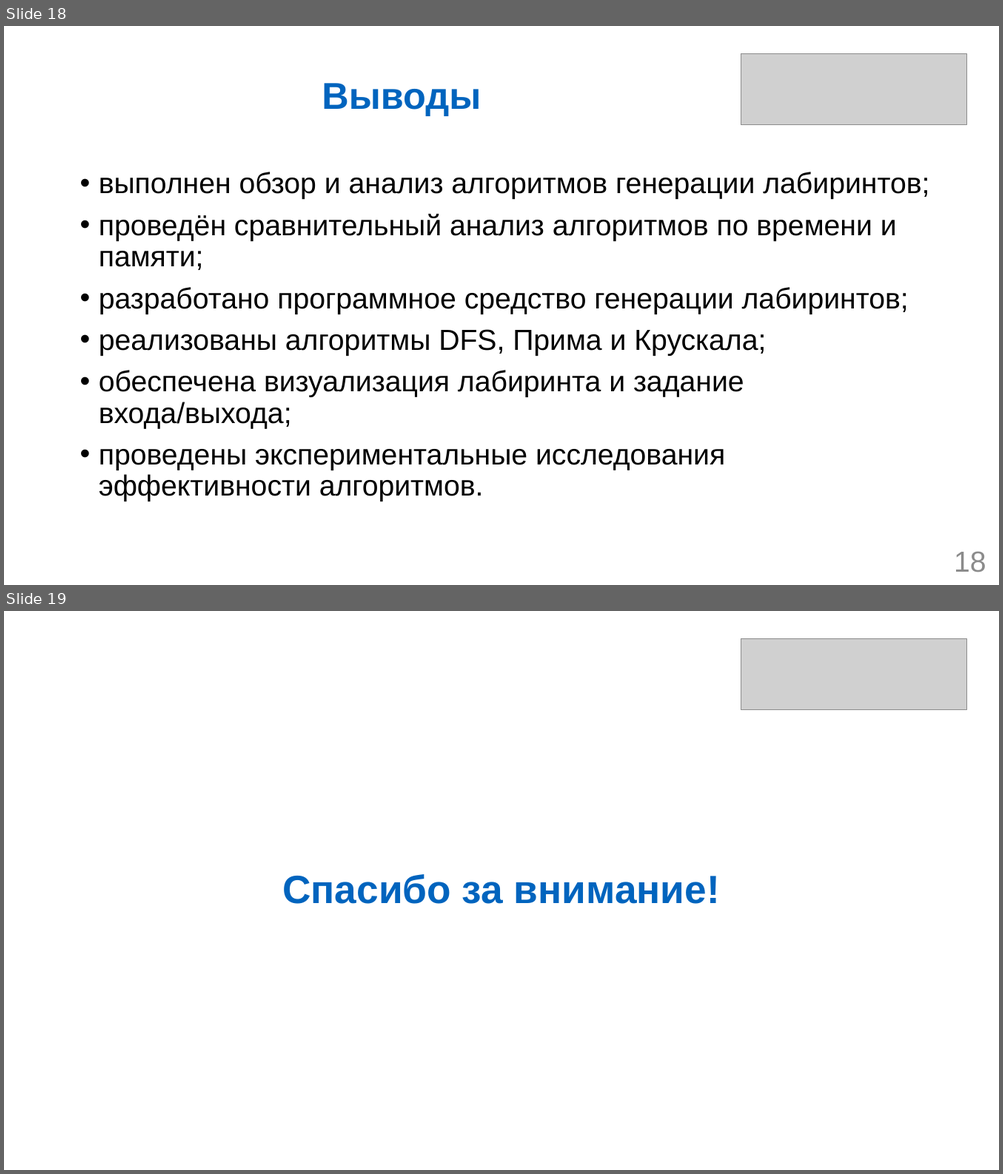
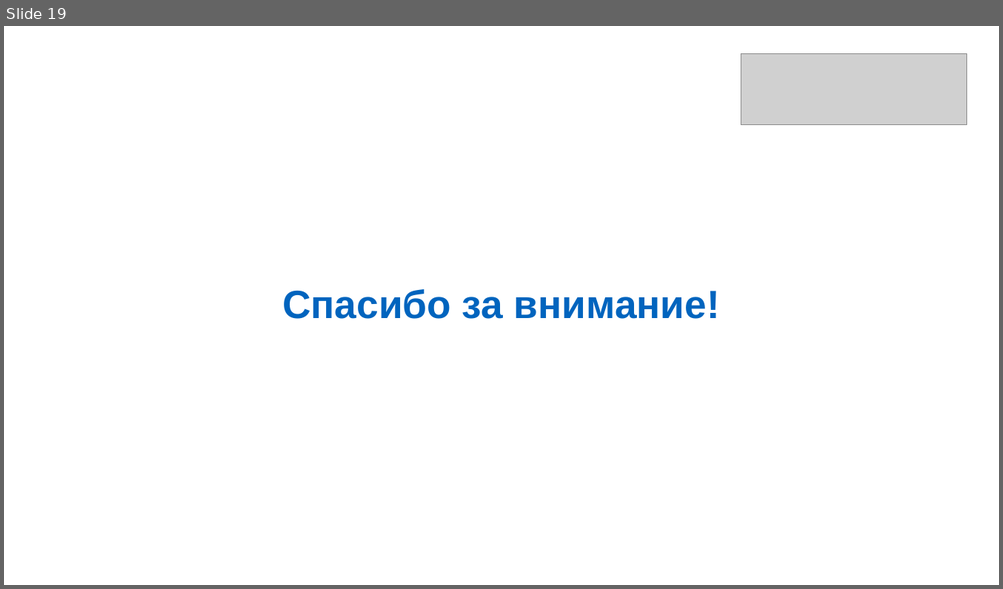
Before and after one commit to DimaDima51/db-coursework, a slide deck: Котельников ИВТб23о-1 Курсовая работа.pptx. Shown one above the other, each under a label of ours: slides 18 and 19 before the commit, slide 19 after it. The pictures are 1003x1174 and 1003x589 pixels, drawn with LibreOffice and Linux fonts; fonts in the diff are those of the drawing; grey boxes stand for pictures. Boxes give left, top, right and bottom in pixels: in the first picture for what was removed or moved away, otherwise in the second. Text is boxed around its words. In the diff, an @@ line names an element or a change of style, - is before the commit and + after.

```diff
--- a/Котельников ИВТб23о-1 Курсовая работа.pptx
+++ b/Котельников ИВТб23о-1 Курсовая работа.pptx
@@ slide 18 removed at (4, 26, 999, 585), background #FFFFFF @@
@@ picture removed at (740, 53, 967, 125) @@
@@ title removed at (321, 83, 481, 116) @@
-Выводы
@@ text removed at (99, 172, 929, 502) @@
-• выполнен обзор и анализ алгоритмов генерации лабиринтов;
-• проведён сравнительный анализ алгоритмов по времени и памяти;
-• разработано программное средство генерации лабиринтов;
-• реализованы алгоритмы DFS, Прима и Крускала;
-• обеспечена визуализация лабиринта и задание входа/выхода;
-• проведены экспериментальные исследования эффективности алгоритмов.
@@ page number removed at (953, 551, 986, 573) @@
-18
```
Also in this commit, not shown: 3 slides changed, 12 slides added, 11 other slides removed, 6 other files.
